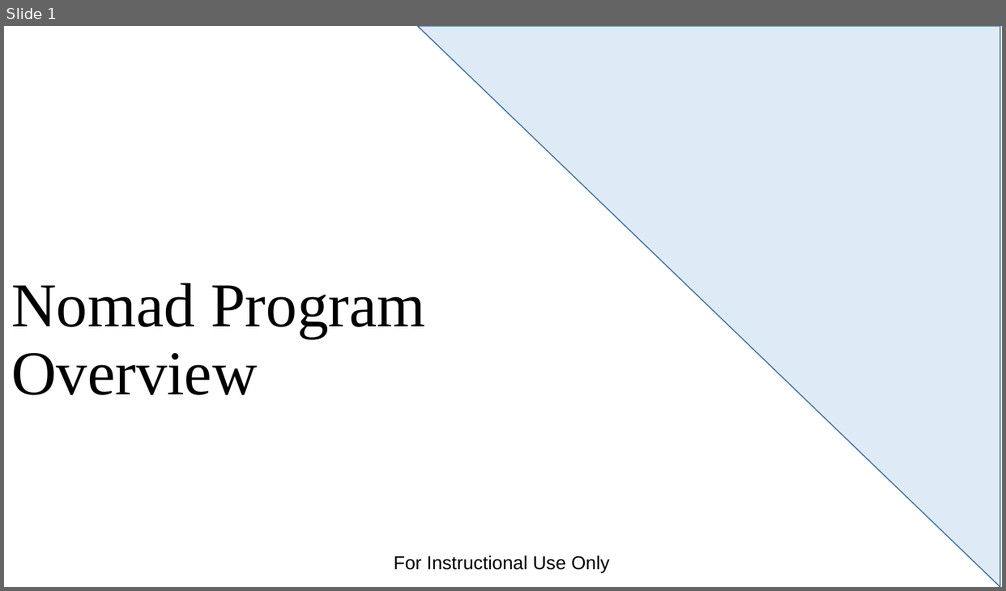
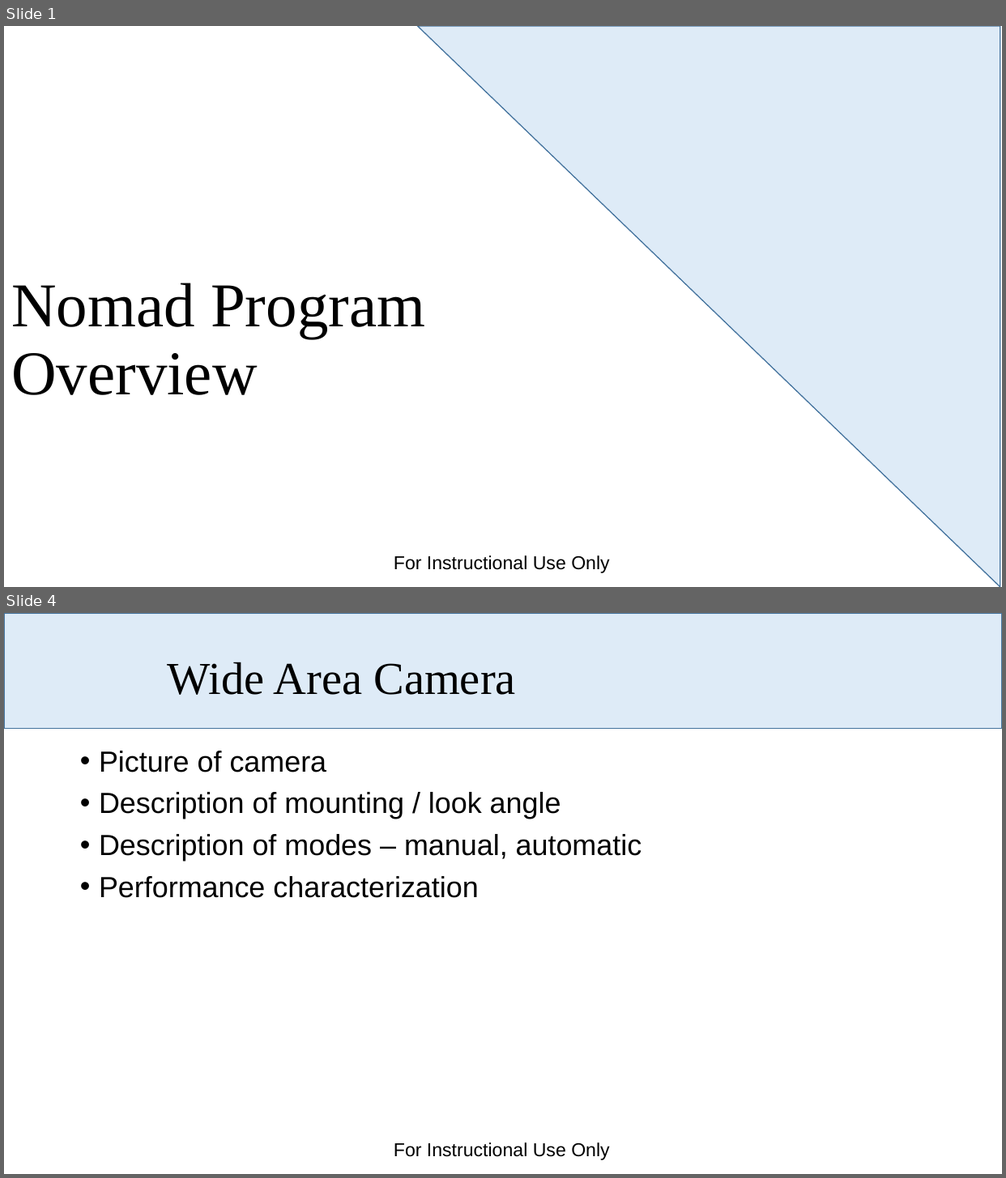
Before and after one commit to dabarrett/rqmtReviewer, a slide deck: Documents/Payloads Overview.pptx. Shown one above the other, each under a label of ours: slide 1 before the commit, slides 1 and 4 after it; the slides between them are not shown. The pictures are 1006x591 and 1006x1178 pixels, drawn with LibreOffice and Linux fonts; fonts in the diff are those of the drawing; background and template pictures are left out. Boxes give left, top, right and bottom in pixels: in the first picture for what was removed or moved away, otherwise in the second. Text is boxed around its words. In the diff, an @@ line names an element or a change of style, - is before the commit and + after.

```diff
--- a/Documents/Payloads Overview.pptx
+++ b/Documents/Payloads Overview.pptx
@@ slide 4 added at [4, 613, 1002, 1174], background #FFFFFF; not listed: 1 template element that a slide beside it also shows @@
@@ rectangle added at [4, 613, 1002, 728], fill #DEEBF7, outline #43739E 1 pt @@
@@ title added at [168, 662, 515, 695], 44 pt, text #000000 @@
+Wide Area Camera
@@ text added at [99, 751, 642, 898], 28 pt, text #000000 @@
+• Picture of camera
+• Description of mounting / look angle
+• Description of modes – manual, automatic
+• Performance characterization
```
Also in this commit, not shown: 3 slides changed, 5 slides removed, 3 other files.
